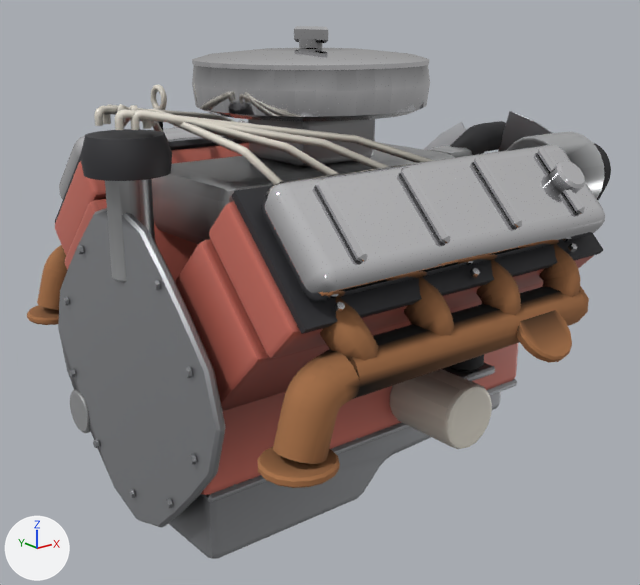
The glTF model public/models/modcar/parts/eng_v8.glb as it was, and as the next commit left it.
One viewpoint serves both versions: a 50 mm camera at (-0.848, -1.043, 0.705) aimed at (-0.02, -0.009, 0.291). Every picture has the same lights, and +X, +Y and +Z are marked at lower left. The first picture is the older version. Vertices at exactly the same position are counted once.

The first picture shows 'PART'.
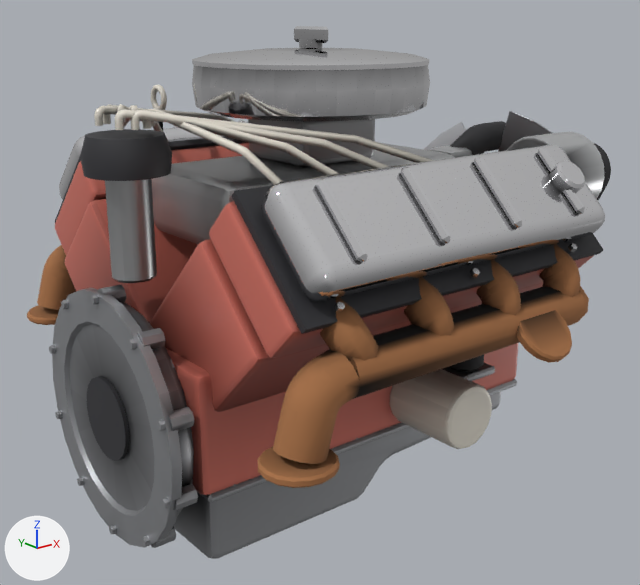
Commit message: ModCar parts: cast flywheel housings on the car engines

Boxes (x1, y1, x2, y2) around the edits, measured in the pictures (640 x 585 px; the box of a moved part takes in the faces that stretch with it):
part 1 of me_part, moved or reshaped
    before: (63, 297, 69, 306)
    after: (49, 344, 56, 354)
part 2 of me_part, moved or reshaped (not visible before)
    after: (61, 299, 69, 309)
part 3 of me_part, added
    after: (97, 285, 126, 303)
part 4 of me_part, moved or reshaped
    before: (184, 367, 193, 378)
    after: (90, 294, 99, 304)
part 5 of me_part, added
    after: (137, 328, 166, 349)
part 6 of me_part, added
    after: (128, 338, 137, 350)
part 7 of me_part, added
    after: (168, 407, 194, 431)
part 8 of me_part, added
    after: (156, 419, 166, 431)
part 9 of me_part, added
    after: (173, 484, 198, 510)
part 10 of me_part, added
    after: (161, 497, 170, 508)
part 11 of me_part, added
    after: (151, 526, 176, 548)
part 12 of me_part, added
    after: (141, 536, 150, 546)
part 13 of me_part, added
    after: (109, 525, 117, 534)
part 14 of me_part, added
    after: (77, 477, 85, 486)
part 15 of me_part, added
    after: (55, 410, 63, 419)
part 16 of me_part, added
    after: (87, 376, 129, 461)
part 17 of me_part, rebuilt (15% narrower, 19% shorter)
    before: (58, 208, 226, 528)
    after: (52, 288, 194, 548)
part 18 of me_part, deleted
    before: (69, 245, 197, 508)
part 19 of me_part, recoloured
    both: (53, 179, 555, 559)

The change in detail:
me_part is used by ob_part; location (0.0, 0.0, 0.0).
me_part had 7076 vertices, 13624 faces and spanned x -0.388..0.412, y -0.407..0.381, z 0.0..0.689.
me_part now has 7429 vertices, 14250 faces and spans x -0.392..0.412, y -0.407..0.381, z -0.004..0.689.
me_part part 1: the loose piece of 12 vertices spanning x -0.359..-0.354, y 0.171..0.183, z 0.29..0.304 is moved by (-0.033, -0.014, -0.065).
me_part part 2: the loose piece of 12 vertices spanning x -0.359..-0.354, y -0.007..0.007, z 0.42..0.432 is turned 34 degrees about the x axis through its middle and scaled by 1.09, then moved by (-0.033, 0.101, -0.107).
me_part part 3: a new loose piece, an 8-sided cylinder along x spanning x -0.38..-0.35, y -0.013..0.013, z 0.338..0.364, in mat_steel.
me_part part 4: the loose piece of 12 vertices spanning x -0.359..-0.354, y -0.183..-0.17, z 0.291..0.304 is turned 68 degrees about the x axis through its middle and scaled by 1.09, then moved by (-0.033, 0.177, 0.054).
me_part part 5: a new loose piece, an 8-sided cylinder along x spanning x -0.38..-0.35, y -0.114..-0.088, z 0.306..0.332, in mat_steel.
me_part part 6: a new loose piece, a 6-sided cut cone along x (radius 0.006 at the low end, 0.0075 at the high end) spanning x -0.392..-0.386, y -0.1072..-0.0943, z 0.3112..0.3262, in mat_steel.
me_part part 7: a new loose piece, an 8-sided cylinder along x spanning x -0.38..-0.35, y -0.176..-0.15, z 0.22..0.246, in mat_steel.
me_part part 8: a new loose piece, a 6-sided cut cone along x (radius 0.006 at the low end, 0.0075 at the high end) spanning x -0.392..-0.386, y -0.1695..-0.1565, z 0.2255..0.2405, in mat_steel.
me_part part 9: a new loose piece, an 8-sided cylinder along x spanning x -0.38..-0.35, y -0.176..-0.15, z 0.114..0.14, in mat_steel.
me_part part 10: a new loose piece, a 6-sided cut cone along x (radius 0.006 at the low end, 0.0075 at the high end) spanning x -0.392..-0.386, y -0.1695..-0.1565, z 0.1195..0.1345, in mat_steel.
me_part part 11: a new loose piece, an 8-sided cylinder along x spanning x -0.38..-0.35, y -0.114..-0.088, z 0.028..0.054, in mat_steel.
me_part part 12: a new loose piece, a 6-sided cut cone along x (radius 0.006 at the low end, 0.0075 at the high end) spanning x -0.392..-0.386, y -0.1072..-0.0943, z 0.0338..0.0488, in mat_steel.
me_part part 13: a new loose piece, a 6-sided cut cone along x (radius 0.006 at the low end, 0.0075 at the high end) spanning x -0.392..-0.386, y -0.0065..0.0065, z 0.0011..0.0161, in mat_steel.
me_part part 14: a new loose piece, a 6-sided cut cone along x (radius 0.006 at the low end, 0.0075 at the high end) spanning x -0.392..-0.386, y 0.0943..0.1072, z 0.0338..0.0488, in mat_steel.
me_part part 15: a new loose piece, a 6-sided cut cone along x (radius 0.006 at the low end, 0.0075 at the high end) spanning x -0.392..-0.386, y 0.1565..0.1695, z 0.1195..0.1345, in mat_steel.
me_part part 16: a new loose piece, a 20-sided cylinder along x spanning x -0.387..-0.381, y -0.0588..0.0588, z 0.1212..0.2388, in mat_trim.
me_part part 17: the loose piece of 88 vertices spanning x -0.352..-0.338, y -0.231..0.231, z 0.009..0.471 is rebuilt with 193 vertices and now spans x -0.386..-0.34, y -0.179..0.179, z 0.001..0.359.
me_part part 18: 7 loose pieces with 84 vertices, spanning x -0.359..-0.354, y -0.184..0.184, z 0.047..0.397, are deleted.
me_part part 19: 8488 kept faces spanning x -0.385..0.412, y -0.407..0.381, z 0.003..0.689 get new vertex colours; the middle colour goes from grey #989898 to grey #9a9a9a.
Other edits to the shape of me_part do not show in these pictures.
